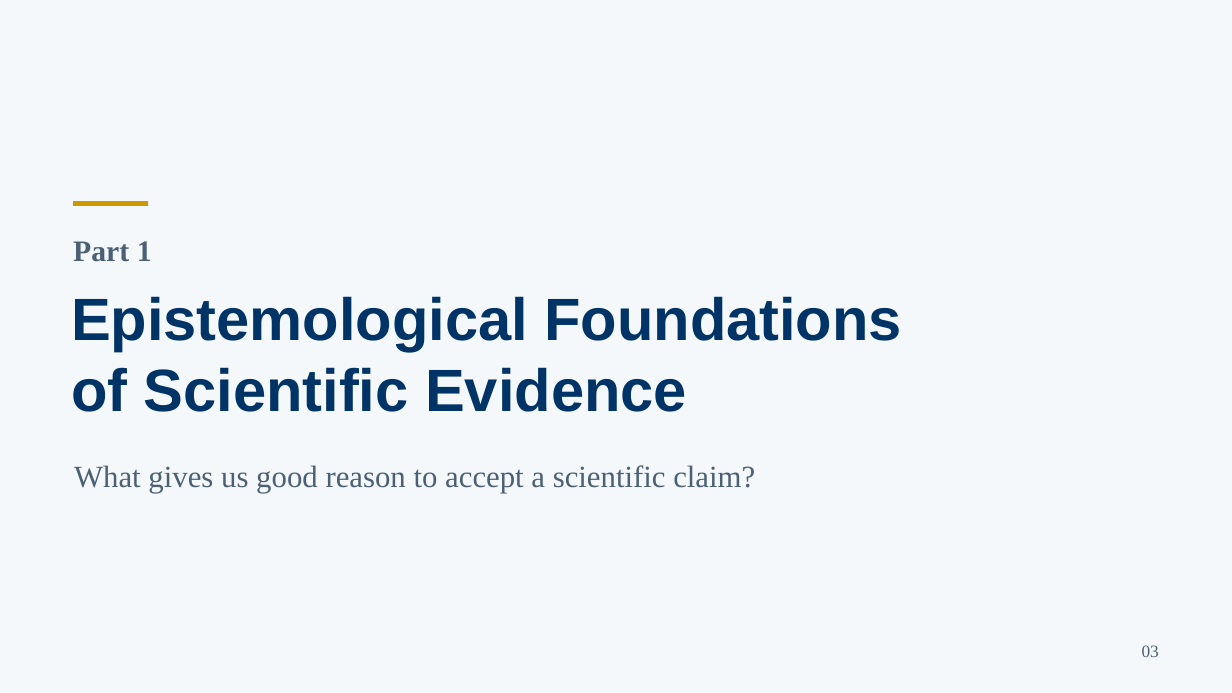
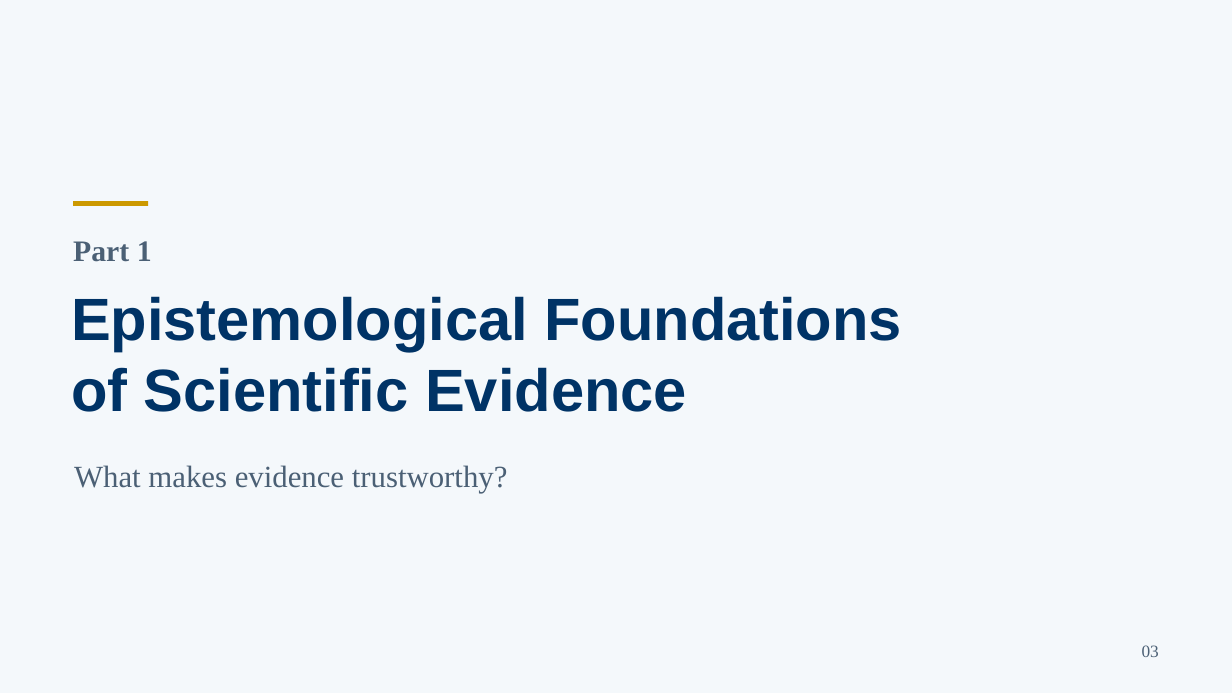
Before and after one commit to acmomo/cursor-playground, a slide deck: slide 3 of INFH5000_PPT_SpeakerAligned_KeywordVersion.pptx. Drawn at 1232x693 pixels with LibreOffice and Linux fonts; fonts in the diff are those of the drawing. Boxes give left, top, right and bottom in pixels: in the first picture for what was removed or moved away, otherwise in the second. Text is boxed around its words. In the diff, an @@ line names an element or a change of style, - is before the commit and + after.

```diff
--- a/INFH5000_PPT_SpeakerAligned_KeywordVersion.pptx
+++ b/INFH5000_PPT_SpeakerAligned_KeywordVersion.pptx
@@ text at [74,465,508,493]: text changed @@
-What gives us good reason to accept a scientific claim?
+What makes evidence trustworthy?
```
Also in this commit, not shown: 6 other slides changed, 2 slides added, 2 slides removed.
